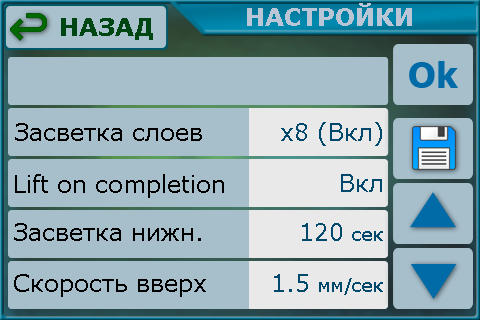
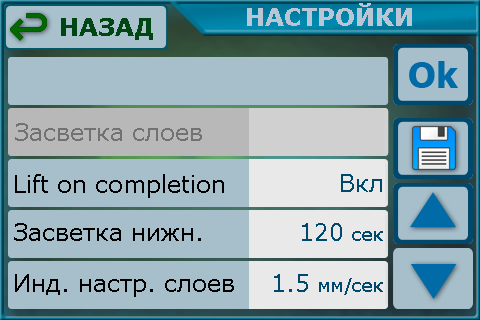
Layers edited between the first and the second 480px x 320px image:
renamed "Скорость вверх" to "Инд. настр. слоев", painted on it over left=14, top=274, right=234, bottom=297
hid "x8 (Вкл)", painted on it over left=281, top=122, right=382, bottom=146
painted on "Засветка слоев" over left=15, top=123, right=202, bottom=141
painted on "Item2 frame2" over left=249, top=111, right=387, bottom=153
painted on "Item2 frame1" over left=11, top=111, right=386, bottom=153
painted on "Item2 frame0" over left=249, top=108, right=389, bottom=156
painted on "Item2" over left=8, top=108, right=389, bottom=156
showed "Ok Frame" over left=393, top=44, right=473, bottom=105
showed "Save Frame" over left=393, top=118, right=473, bottom=179
showed "Up Frame" over left=393, top=183, right=473, bottom=244
